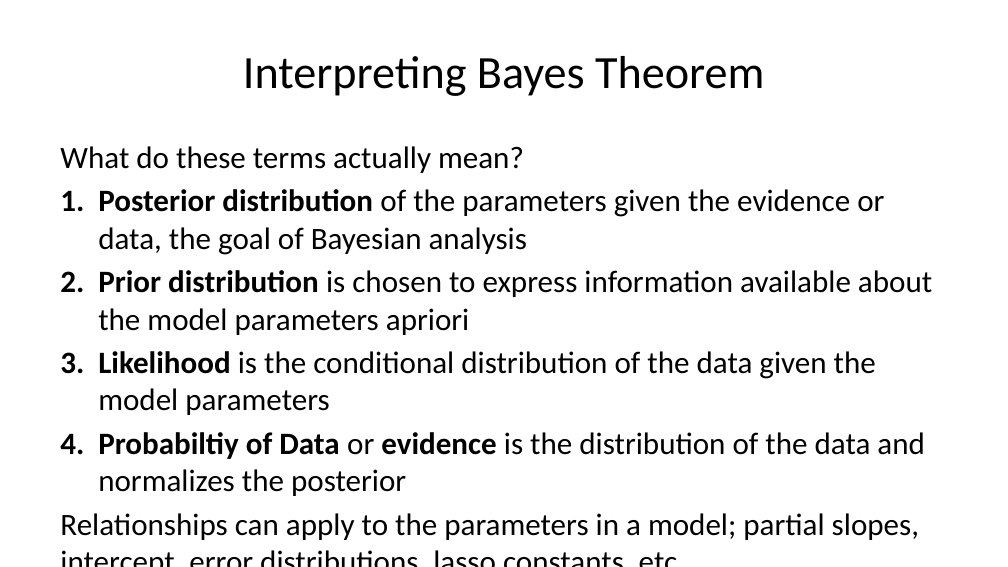
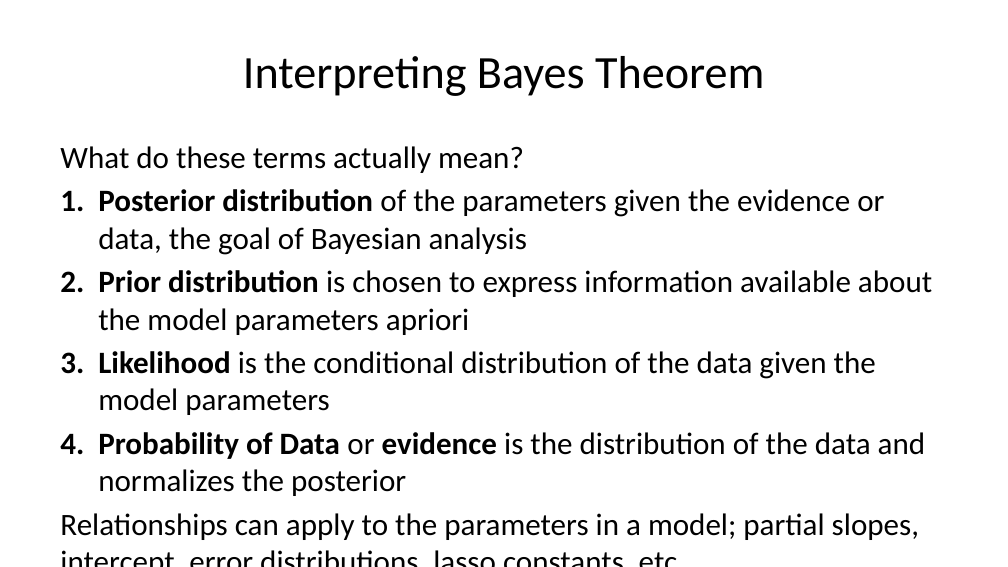
Before and after one commit to StephenElston/CSCI-E-83, a slide deck: slide 18 of LectureSlides/07_IntroductionToBayesModels.pptx (slide 17 before the commit). Drawn at 1008x567 pixels with LibreOffice and Linux fonts; fonts in the diff are those of the drawing. Boxes give left, top, right and bottom in pixels: in the first picture for what was removed or moved away, otherwise in the second. Text is boxed around its words. In the diff, an @@ line names an element or a change of style, - is before the commit and + after.

```diff
--- a/LectureSlides/07_IntroductionToBayesModels.pptx
+++ b/LectureSlides/07_IntroductionToBayesModels.pptx
@@ text at (98,432,926,496): text changed @@
-4. Probabiltiy of Data or evidence is the distribution of the data and normalizes the posterior
+4. Probability of Data or evidence is the distribution of the data and normalizes the posterior
```
Also in this commit, not shown: 13 other slides changed, 4 slides added, 2 slides removed.
